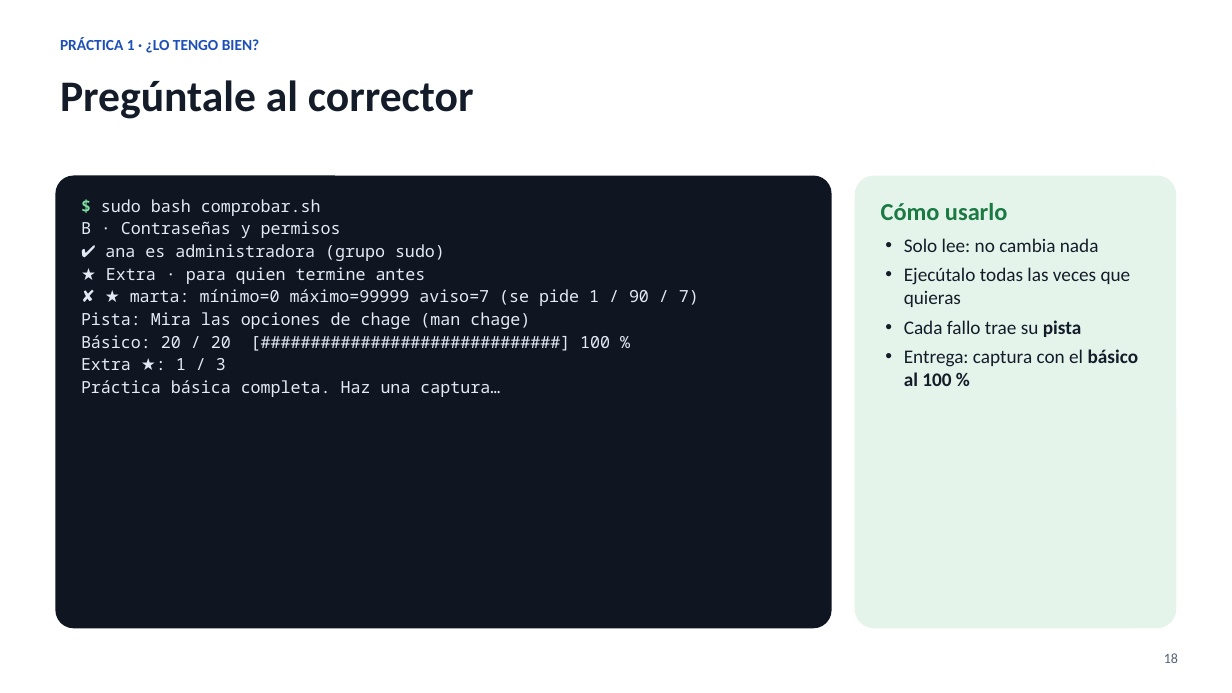
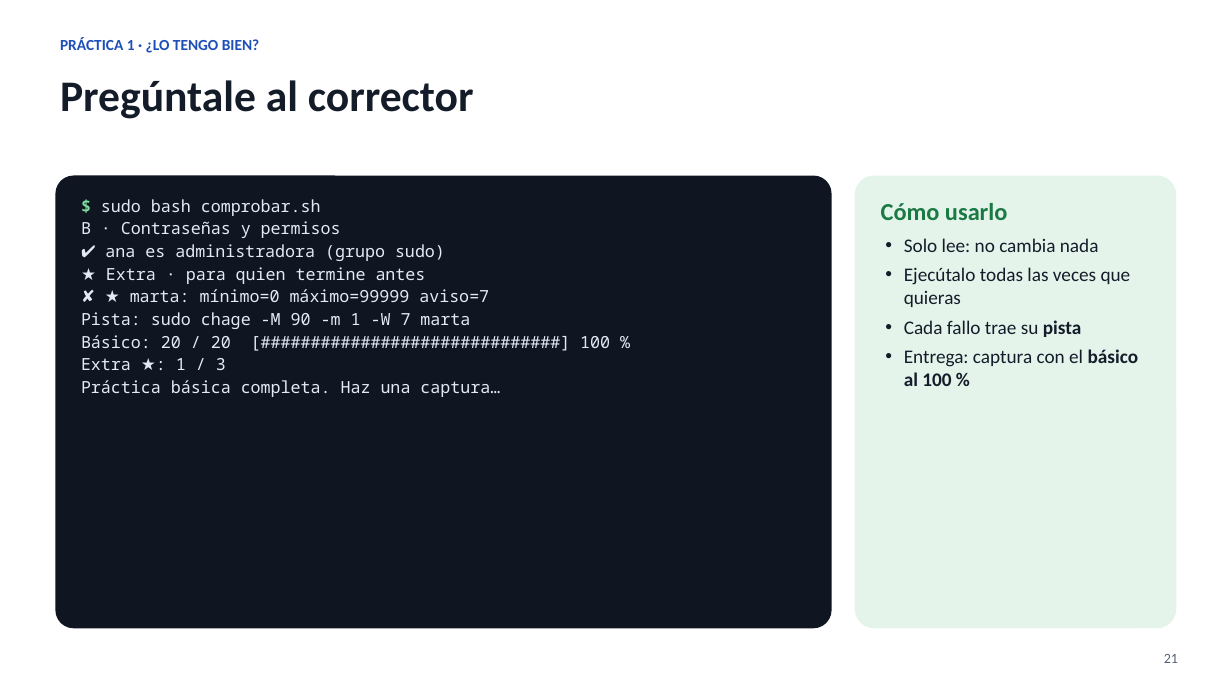
Before and after one commit to keespootes-cloud/norte-redes-lab, a slide deck: slide 21 of presentacion/Norte_Redes_UF2_Administracion_software_base.pptx (slide 18 before the commit). Drawn at 1232x693 pixels with LibreOffice and Linux fonts; fonts in the diff are those of the drawing. Boxes give left, top, right and bottom in pixels: in the first picture for what was removed or moved away, otherwise in the second. Text is boxed around its words. In the diff, an @@ line names an element or a change of style, - is before the commit and + after.

```diff
--- a/presentacion/Norte_Redes_UF2_Administracion_software_base.pptx
+++ b/presentacion/Norte_Redes_UF2_Administracion_software_base.pptx
@@ text in rounded rectangle at [81,289,489,329]: text changed @@
-✘ ★ marta: mínimo=0 máximo=99999 aviso=7 (se pide 1 / 90 / 7)
-Pista: Mira las opciones de chage (man chage)
+✘ ★ marta: mínimo=0 máximo=99999 aviso=7
+Pista: sudo chage -M 90 -m 1 -W 7 marta
@@ text at [1164,654,1178,663]: text changed @@
-18
+21
```
Also in this commit, not shown: 17 other slides changed, 6 slides added, 1 slide removed, 4 other files.
